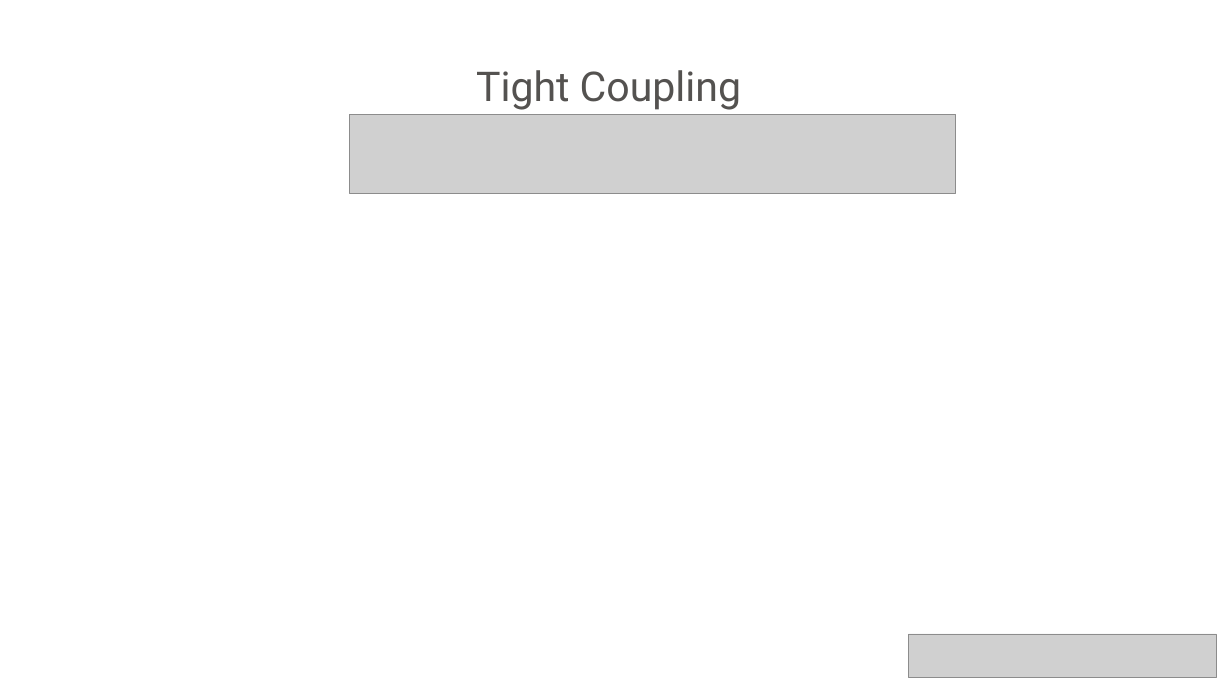
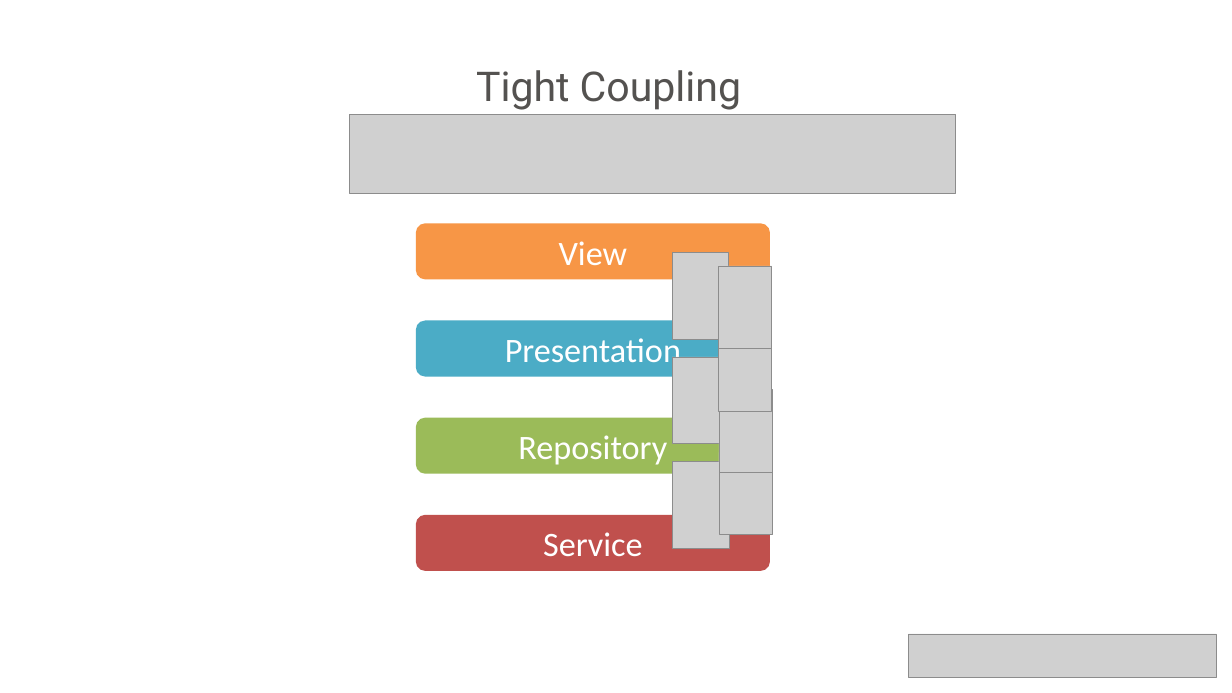
Before and after one commit to neman/DI-Course, a slide deck: slide 7 of DI Course.pptx (slide 6 before the commit). Drawn at 1232x693 pixels with LibreOffice and Linux fonts; fonts in the diff are those of the drawing; grey boxes stand for pictures; background and template pictures are left out. Boxes give left, top, right and bottom in pixels: in the first picture for what was removed or moved away, otherwise in the second. Text is boxed around its words. In the diff, an @@ line names an element or a change of style, - is before the commit and + after.

```diff
--- a/DI Course.pptx
+++ b/DI Course.pptx
@@ rounded rectangle added at (416,224,770,280), fill #F79646, 40 pt, text #FFFFFF @@
+View
@@ picture added at (673,253,729,339) @@
@@ group added at (718,266,772,535): 4 pictures @@
@@ rounded rectangle added at (416,320,770,376), fill #4BACC6, 40 pt, text #FFFFFF @@
+Presentation
@@ picture added at (672,357,728,444) @@
@@ rounded rectangle added at (416,418,770,474), fill #9BBB59, 40 pt, text #FFFFFF @@
+Repository
@@ picture added at (673,461,729,548) @@
@@ rounded rectangle added at (416,515,770,571), fill #C0504D, 40 pt, text #FFFFFF @@
+Service
```
Also in this commit, not shown: 2 slides added, 1 other file.
